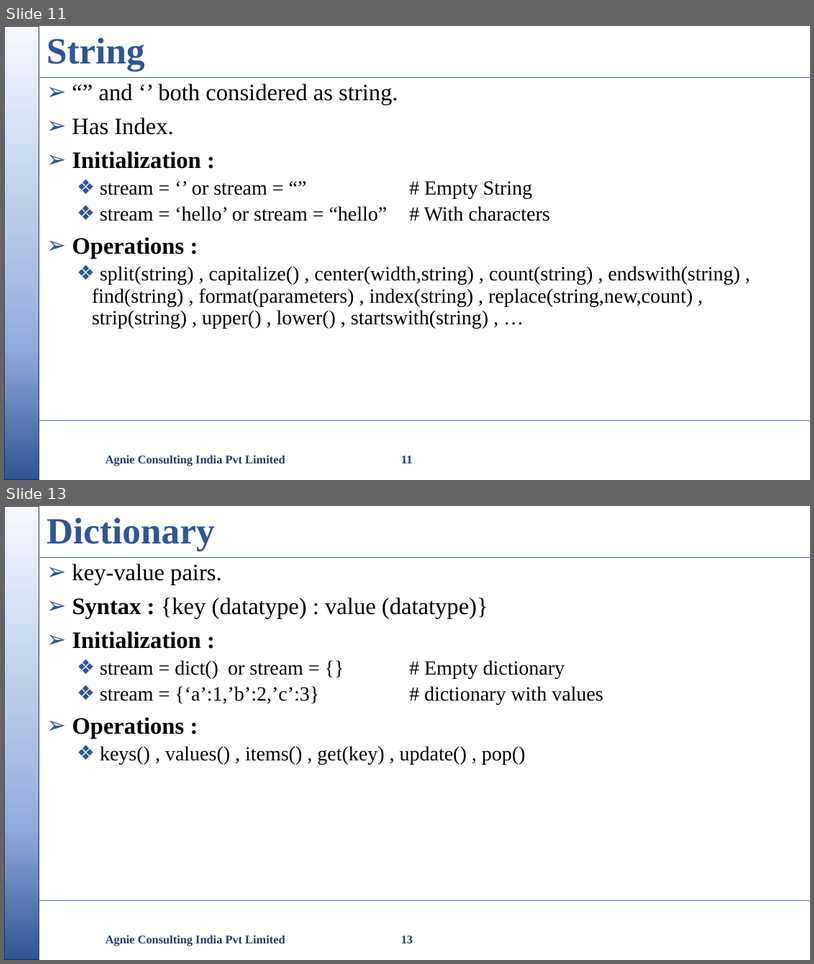
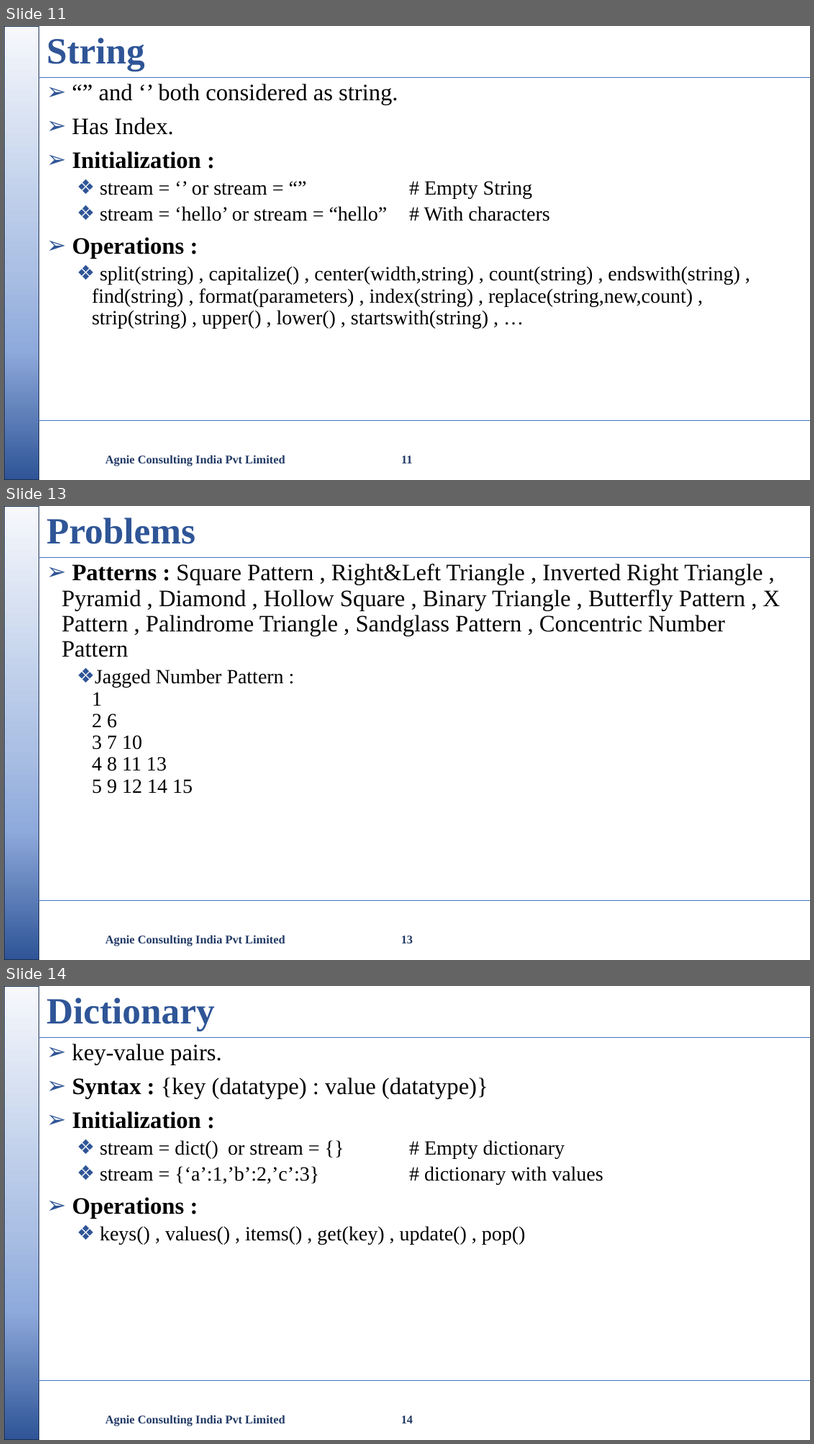
Before and after one commit to nikishdaniel1-del/Python-Cls, a slide deck: python class/Python Class.pptx. Shown one above the other, each under a label of ours: slides 11 and 13 before the commit, slides 11, 13 and 14 after it; the slides between them are not shown. The pictures are 814x964 and 814x1444 pixels, drawn with LibreOffice and Linux fonts; fonts in the diff are those of the drawing; background and template pictures are left out. Boxes give left, top, right and bottom in pixels: in the first picture for what was removed or moved away, otherwise in the second. Text is boxed around its words. In the diff, an @@ line names an element or a change of style, - is before the commit and + after.

```diff
--- a/python class/Python Class.pptx
+++ b/python class/Python Class.pptx
@@ slide 13 added at [4,506,810,960], background #FFFFFF; not listed: 3 template elements that a slide beside it also shows @@
@@ title added at [46,518,196,544], 44 pt, text #2F5597, bold @@
+Problems
@@ text added at [62,564,781,793], 28 pt, text #000000 @@
+➢ Patterns : Square Pattern , Right&Left Triangle , Inverted Right Triangle , Pyramid , Diamond , Hollow Square , Binary Triangle , Butterfly Pattern , X Pattern , Palindrome Triangle , Sandglass Pattern , Concentric Number Pattern
+  ❖ Jagged Number Pattern :
+    1
+    2 6
+    3 7 10
+    4 8 11 13
+    5 9 12 14 15
@@ text added at [106,934,285,946], 14 pt, text #203864, bold @@
+Agnie Consulting India Pvt Limited
@@ page number added at [401,935,413,943], 14 pt, text #203864, bold @@
+13
@@ what was slide 13 is now slide 14 @@
@@ page number at [401,1415,413,1423]: text changed @@
-13
+14
```
Also in this commit, not shown: 1 slide changed, 2 other slides added, 3 other files.
